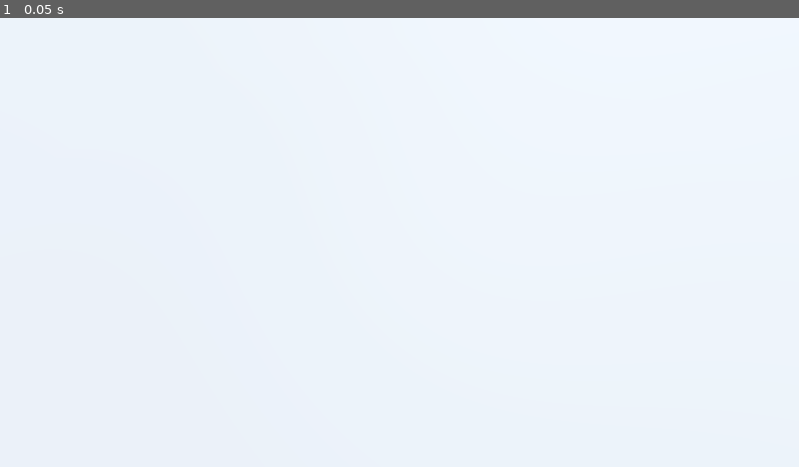
Above: before the commit, frame 1.
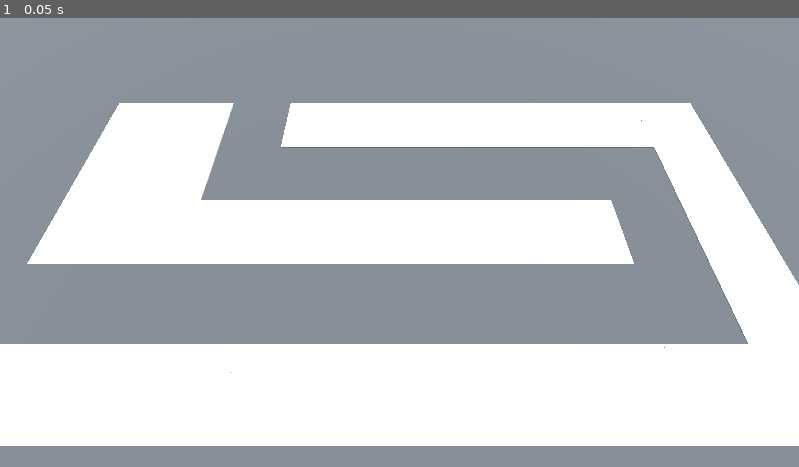
Above: after the commit, the same moment.

Repository: e-cornwell/Barbarian-Blaster
Game: Godot game, scene res://BaseLevel.tscn
The game is run twice, just before and just after one commit, with the same random seed, the same clock (stepped at 60 frames per second) and the same inputs. The project has no main scene, so this scene is started directly.
Inputs:
- Up to frame 1 (0.05 s): no input

The runs differ from the first frame. In frame 1, 55% of the frame differs, in the area x 0-100%, y 0-100%.

Commit message:
adding path3D

Diff:
--- a/BaseLevel.tscn
+++ b/BaseLevel.tscn
@@ -1,4 +1,6 @@
-[gd_scene load_steps=4 format=3 uid="uid://cqttcl1n2ccp"]
+[gd_scene load_steps=6 format=3 uid="uid://cqttcl1n2ccp"]
+
+[ext_resource type="MeshLibrary" uid="uid://cp163ejsu4moa" path="res://MeshLibraries/SpaceLibrary.tres" id="1_lvb7b"]
 
 [sub_resource type="ProceduralSkyMaterial" id="ProceduralSkyMaterial_dq0bh"]
 sky_horizon_color = Color(0.662243, 0.671743, 0.686743, 1)
@@ -13,6 +15,9 @@
 tonemap_mode = 2
 glow_enabled = true
 
+[sub_resource type="StandardMaterial3D" id="StandardMaterial3D_lvb7b"]
+albedo_color = Color(0.266667, 0.266667, 0.266667, 1)
+
 [node name="BaseLevel" type="Node3D"]
 
 [node name="WorldEnvironment" type="WorldEnvironment" parent="."]
@@ -25,6 +30,15 @@
 [node name="Floor" type="CSGBox3D" parent="."]
 transform = Transform3D(1, 0, 0, 0, 1, 0, 0, 0, 1, 0, -1, 0)
 size = Vector3(100, 2, 100)
+material = SubResource("StandardMaterial3D_lvb7b")
 
 [node name="Camera3D" type="Camera3D" parent="."]
 transform = Transform3D(1, 0, 0, 0, 0.422618, 0.906308, 0, -0.906308, 0.422618, -0.371, 14.5, 9.5)
+
+[node name="GridMap" type="GridMap" parent="."]
+mesh_library = ExtResource("1_lvb7b")
+cell_size = Vector3(4, 4, 4)
+cell_center_y = false
+data = {
+"cells": PackedInt32Array(65534, 65534, 1048576, 65535, 65534, 1048576, 0, 65534, 1048576, 65534, 2, 1310720, 65531, 65535, 1310720, 4, 65535, 1310720, 65531, 65534, 1310720, 65532, 65534, 1310720, 1, 65534, 1310720, 2, 65534, 1310720, 3, 65534, 1310720, 4, 65534, 1310720, 4, 0, 1310720, 4, 1, 1310720, 4, 2, 1310720, 65531, 0, 1310720, 65532, 2, 1310720, 65531, 2, 1310720, 65533, 2, 1310720, 65535, 2, 1310720, 0, 2, 1310720, 1, 2, 1310720, 2, 2, 1310720, 3, 2, 1310720, 65532, 0, 1310720, 65533, 0, 1310720, 65534, 0, 1310720, 65535, 0, 1310720, 0, 0, 1310720, 1, 0, 1310720, 2, 0, 1310720, 65532, 65535, 1310720)
+}
--- a/MeshLibraries/SpaceLibrary.tscn
+++ b/MeshLibraries/SpaceLibrary.tscn
@@ -17,6 +17,9 @@
 material = SubResource("StandardMaterial3D_e2761")
 size = Vector3(4, 0.1, 4)
 
+[sub_resource type="ConcavePolygonShape3D" id="ConcavePolygonShape3D_0sj33"]
+data = PackedVector3Array(-2, 0.05, 2, 2, 0.05, 2, -2, -0.05, 2, 2, 0.05, 2, 2, -0.05, 2, -2, -0.05, 2, 2, 0.05, -2, -2, 0.05, -2, 2, -0.05, -2, -2, 0.05, -2, -2, -0.05, -2, 2, -0.05, -2, 2, 0.05, 2, 2, 0.05, -2, 2, -0.05, 2, 2, 0.05, -2, 2, -0.05, -2, 2, -0.05, 2, -2, 0.05, -2, -2, 0.05, 2, -2, -0.05, -2, -2, 0.05, 2, -2, -0.05, 2, -2, -0.05, -2, 2, 0.05, 2, -2, 0.05, 2, 2, 0.05, -2, -2, 0.05, 2, -2, 0.05, -2, 2, 0.05, -2, -2, -0.05, 2, 2, -0.05, 2, -2, -0.05, -2, 2, -0.05, 2, 2, -0.05, -2, -2, -0.05, -2)
+
 [node name="SpaceLibrary" type="Node3D"]
 
 [node name="FreeSpace" type="MeshInstance3D" parent="."]
@@ -28,5 +31,10 @@
 [node name="CollisionShape3D" type="CollisionShape3D" parent="FreeSpace/StaticBody3D"]
 shape = SubResource("ConcavePolygonShape3D_2a4ik")
 
-[node name="MeshInstance3D" type="MeshInstance3D" parent="."]
+[node name="TurretBase" type="MeshInstance3D" parent="."]
 mesh = SubResource("BoxMesh_05dan")
+
+[node name="StaticBody3D" type="StaticBody3D" parent="TurretBase"]
+
+[node name="CollisionShape3D" type="CollisionShape3D" parent="TurretBase/StaticBody3D"]
+shape = SubResource("ConcavePolygonShape3D_0sj33")
Not shown: 1 places in MeshLibraries/SpaceLibrary.tscn that only renumber resources
